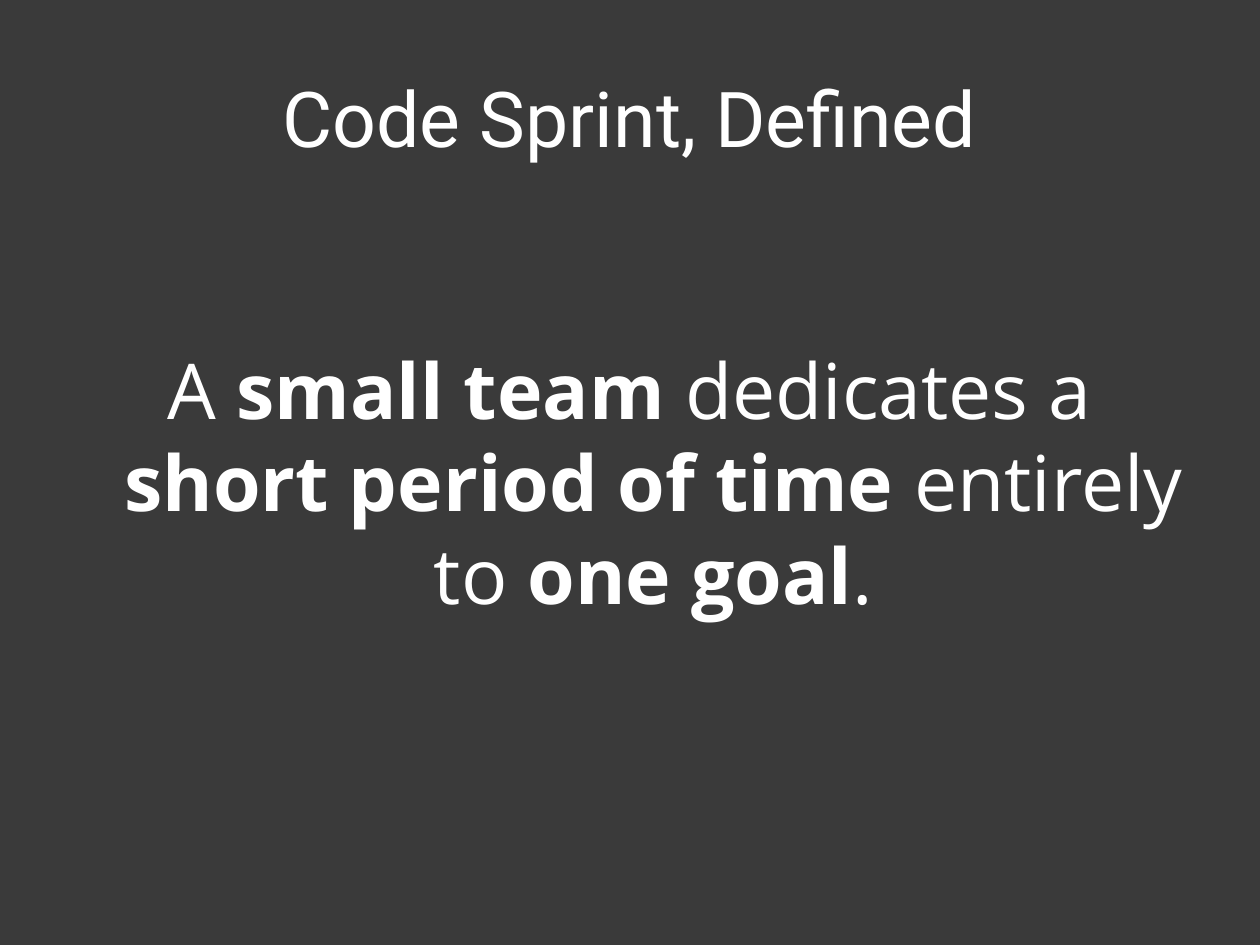
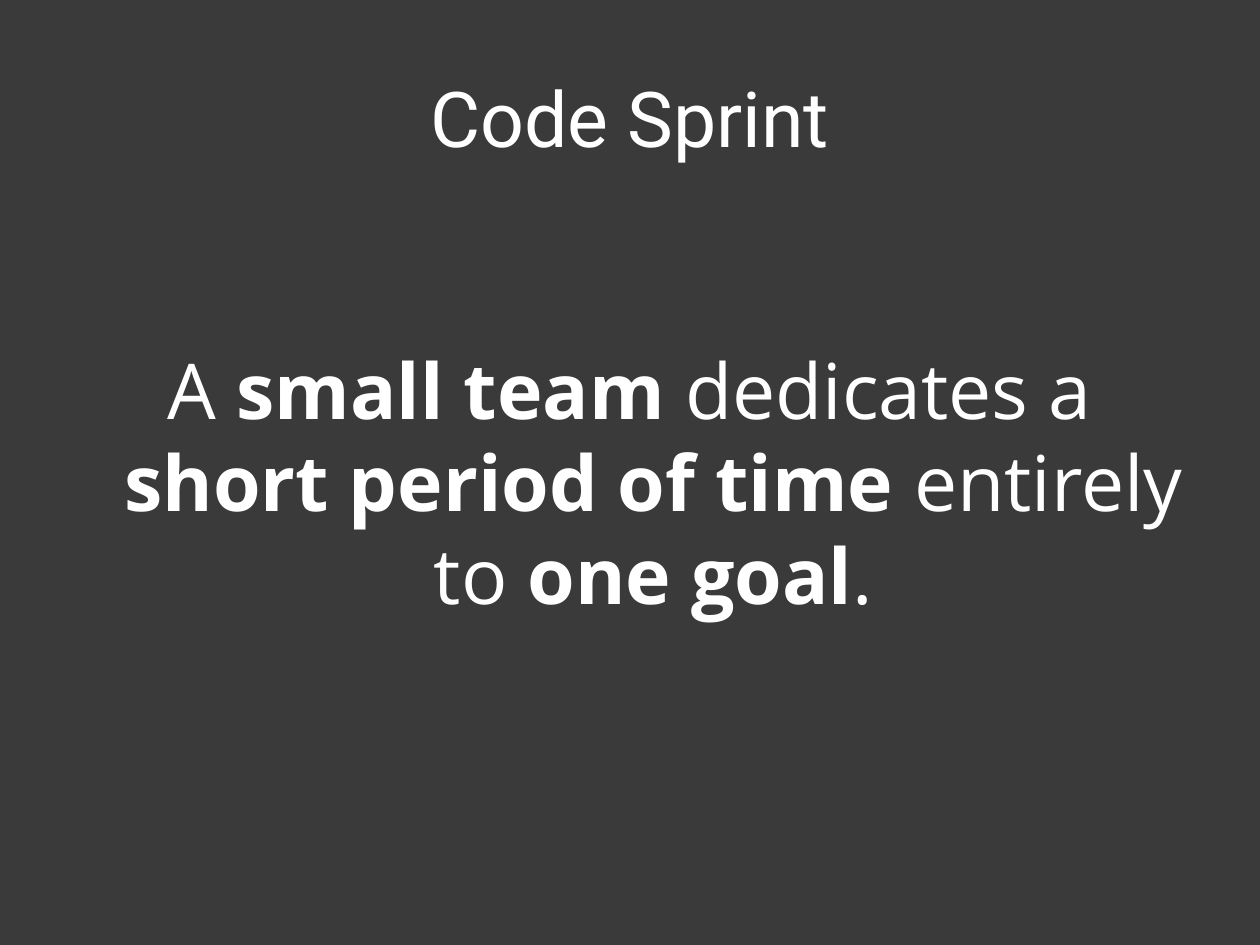
Before and after one commit to patik/code-sprint, a slide deck: slide 3 of code-sprint.pptx. Drawn at 1260x945 pixels with LibreOffice and Linux fonts; fonts in the diff are those of the drawing. Boxes give left, top, right and bottom in pixels: in the first picture for what was removed or moved away, otherwise in the second. Text is boxed around its words. In the diff, an @@ line names an element or a change of style, - is before the commit and + after.

```diff
--- a/code-sprint.pptx
+++ b/code-sprint.pptx
@@ title at box(430, 89, 829, 163): text changed @@
-Code Sprint, Defined
+Code Sprint
```
Also in this commit, not shown: 11 other slides changed, 1 other file.
